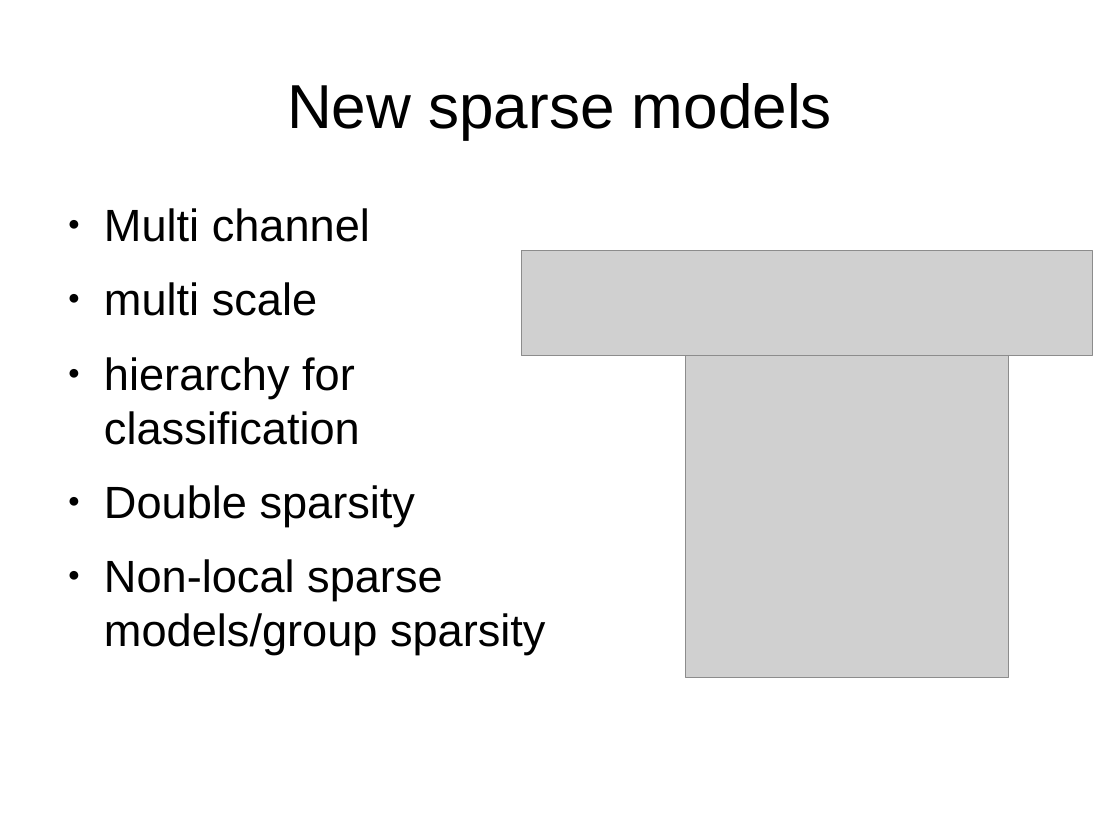
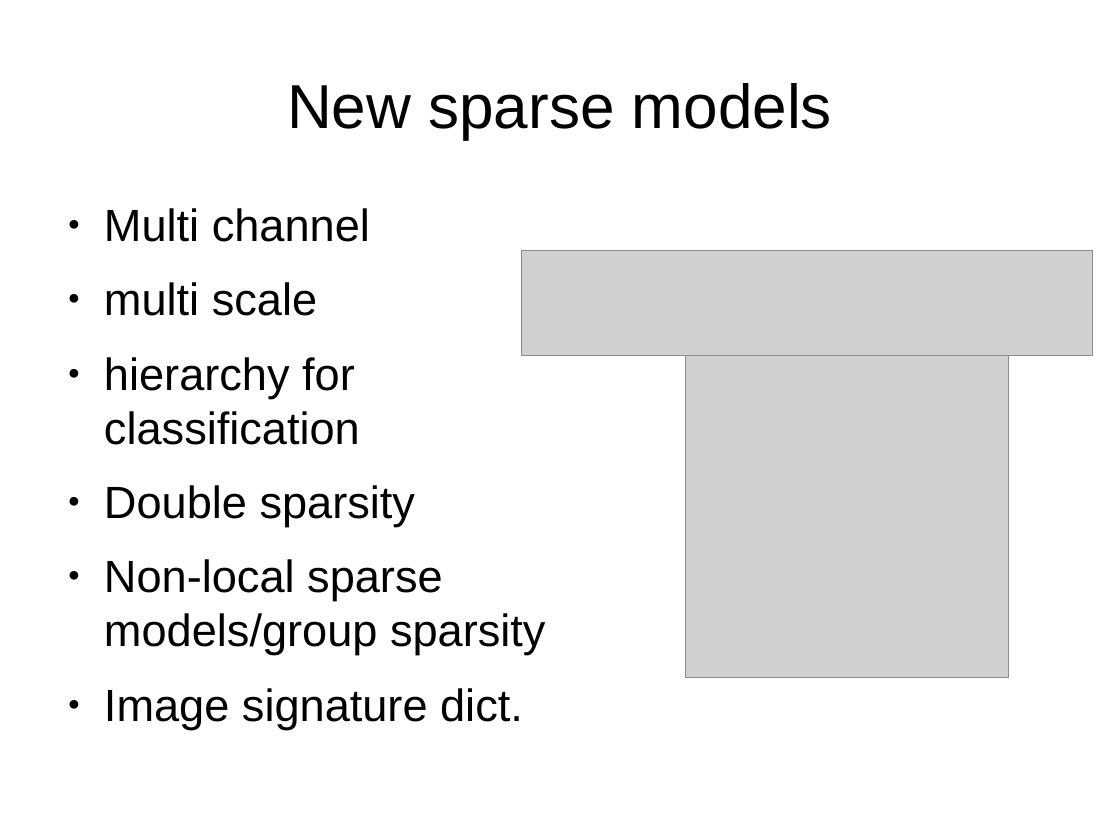
Before and after one commit to Sebu/sprs, a slide deck: slide 15 of progress_report/progress_report.odp (slide 14 before the commit). Drawn at 1120x840 pixels with LibreOffice and Linux fonts; fonts in the diff are those of the drawing; grey boxes stand for pictures. Boxes give left, top, right and bottom in pixels: in the first picture for what was removed or moved away, otherwise in the second. Text is boxed around its words. In the diff, an @@ line names an element or a change of style, - is before the commit and + after.

```diff
--- a/progress_report/progress_report.odp
+++ b/progress_report/progress_report.odp
@@ text at [104,688,523,729]: paragraph added @@
+● Image signature dict.
```
Also in this commit, not shown: 5 other slides changed, 1 slide added.
